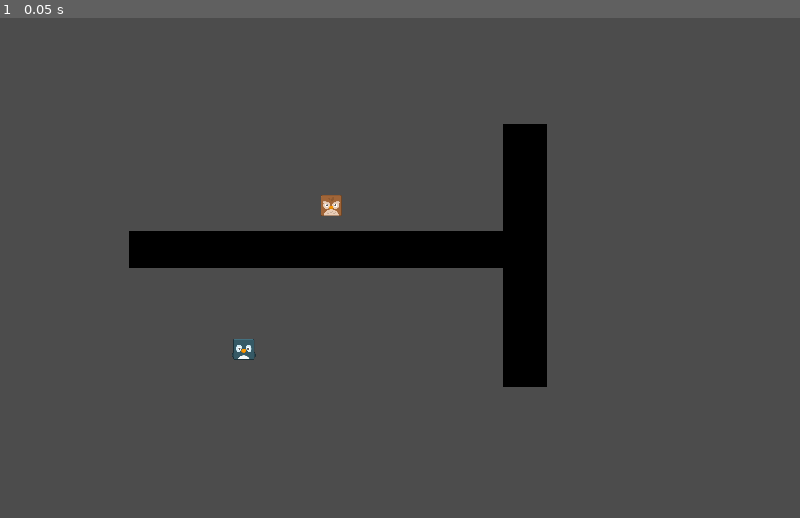
Above: before the commit, frame 1.
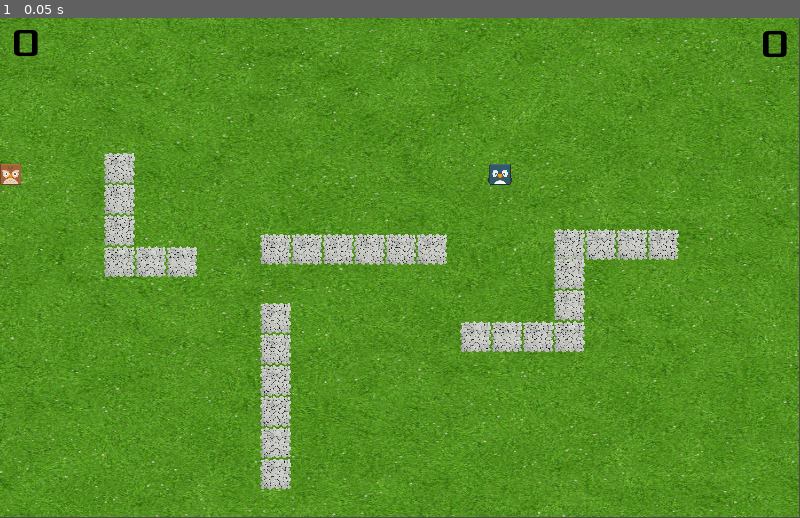
Above: after the commit, the same moment.

Repository: mlesniak/godot-game
Game: Godot game, scene res://World.tscn
Two runs of this game, one before a commit and one after it. Both use one fixed random seed, a clock stepped at 60 frames per second and the inputs below.
Inputs:
- Up to frame 1 (0.05 s): no input

The runs differ from the first frame. In frame 1, 100% of the frame differs, in the area x 0-100%, y 0-100%.

Commit message:
Add scoring

Diff:
--- a/Obstacle.tscn
+++ b/Obstacle.tscn
@@ -1,4 +1,6 @@
-[gd_scene load_steps=2 format=2]
+[gd_scene load_steps=3 format=2]
+
+[ext_resource path="res://assets/rock.png" type="Texture" id=1]
 
 [sub_resource type="RectangleShape2D" id=1]
 extents = Vector2( 20, 20 )
@@ -6,11 +8,9 @@
 [node name="Obstacle" type="StaticBody2D"]
 
 [node name="CollisionShape2D" type="CollisionShape2D" parent="."]
+scale = Vector2( 1.2, 1.2 )
 shape = SubResource( 1 )
 
-[node name="ColorRect" type="ColorRect" parent="."]
-margin_left = -20.0
-margin_top = -20.0
-margin_right = 20.0
-margin_bottom = 20.0
-color = Color( 0, 0, 0, 1 )
+[node name="Sprite" type="Sprite" parent="."]
+scale = Vector2( 0.1, 0.1 )
+texture = ExtResource( 1 )
--- /dev/null
+++ b/Obstacles.tscn
@@ -0,0 +1,96 @@
+[gd_scene load_steps=2 format=2]
+
+[ext_resource path="res://Obstacle.tscn" type="PackedScene" id=1]
+
+[node name="Obstacles" type="Node2D"]
+position = Vector2( 0, 0.526794 )
+
+[node name="Obstacle" type="StaticBody2D" parent="." instance=ExtResource( 1 )]
+position = Vector2( 440, 370 )
+
+[node name="Obstacle2" type="StaticBody2D" parent="." instance=ExtResource( 1 )]
+position = Vector2( 490, 370 )
+
+[node name="Obstacle3" type="StaticBody2D" parent="." instance=ExtResource( 1 )]
+position = Vector2( 540, 370 )
+
+[node name="Obstacle4" type="StaticBody2D" parent="." instance=ExtResource( 1 )]
+position = Vector2( 440, 480 )
+
+[node name="Obstacle5" type="StaticBody2D" parent="." instance=ExtResource( 1 )]
+position = Vector2( 440, 530 )
+
+[node name="Obstacle6" type="StaticBody2D" parent="." instance=ExtResource( 1 )]
+position = Vector2( 440, 580 )
+
+[node name="Obstacle17" type="StaticBody2D" parent="." instance=ExtResource( 1 )]
+position = Vector2( 440, 629.473 )
+
+[node name="Obstacle18" type="StaticBody2D" parent="." instance=ExtResource( 1 )]
+position = Vector2( 440, 679.473 )
+
+[node name="Obstacle19" type="StaticBody2D" parent="." instance=ExtResource( 1 )]
+position = Vector2( 440, 729.473 )
+
+[node name="Obstacle7" type="StaticBody2D" parent="." instance=ExtResource( 1 )]
+position = Vector2( 190, 240 )
+
+[node name="Obstacle8" type="StaticBody2D" parent="." instance=ExtResource( 1 )]
+position = Vector2( 190, 290 )
+
+[node name="Obstacle9" type="StaticBody2D" parent="." instance=ExtResource( 1 )]
+position = Vector2( 190, 340 )
+
+[node name="Obstacle10" type="StaticBody2D" parent="." instance=ExtResource( 1 )]
+position = Vector2( 190, 390 )
+
+[node name="Obstacle11" type="StaticBody2D" parent="." instance=ExtResource( 1 )]
+position = Vector2( 240, 390 )
+
+[node name="Obstacle12" type="StaticBody2D" parent="." instance=ExtResource( 1 )]
+position = Vector2( 290, 390 )
+
+[node name="Obstacle13" type="StaticBody2D" parent="." instance=ExtResource( 1 )]
+position = Vector2( 760, 510 )
+
+[node name="Obstacle22" type="StaticBody2D" parent="." instance=ExtResource( 1 )]
+position = Vector2( 590, 370 )
+
+[node name="Obstacle14" type="StaticBody2D" parent="." instance=ExtResource( 1 )]
+position = Vector2( 810, 510 )
+
+[node name="Obstacle20" type="StaticBody2D" parent="." instance=ExtResource( 1 )]
+position = Vector2( 640, 370 )
+
+[node name="Obstacle15" type="StaticBody2D" parent="." instance=ExtResource( 1 )]
+position = Vector2( 860, 510 )
+
+[node name="Obstacle23" type="StaticBody2D" parent="." instance=ExtResource( 1 )]
+position = Vector2( 690, 370 )
+
+[node name="Obstacle16" type="StaticBody2D" parent="." instance=ExtResource( 1 )]
+position = Vector2( 860, 510 )
+
+[node name="Obstacle24" type="StaticBody2D" parent="." instance=ExtResource( 1 )]
+position = Vector2( 910, 510 )
+
+[node name="Obstacle25" type="StaticBody2D" parent="." instance=ExtResource( 1 )]
+position = Vector2( 910, 459.473 )
+
+[node name="Obstacle26" type="StaticBody2D" parent="." instance=ExtResource( 1 )]
+position = Vector2( 910, 409.473 )
+
+[node name="Obstacle27" type="StaticBody2D" parent="." instance=ExtResource( 1 )]
+position = Vector2( 910, 362.5 )
+
+[node name="Obstacle28" type="StaticBody2D" parent="." instance=ExtResource( 1 )]
+position = Vector2( 960, 362.5 )
+
+[node name="Obstacle29" type="StaticBody2D" parent="." instance=ExtResource( 1 )]
+position = Vector2( 1010, 362.5 )
+
+[node name="Obstacle30" type="StaticBody2D" parent="." instance=ExtResource( 1 )]
+position = Vector2( 1060, 362.5 )
+
+[node name="Obstacle21" type="StaticBody2D" parent="." instance=ExtResource( 1 )]
+position = Vector2( 690, 370 )
--- a/Player.gd
+++ b/Player.gd
@@ -1,8 +1,12 @@
 extends KinematicBody2D
+
+# Emitted, if other player is hit.
+signal hit(source, target)
+signal score_updated(score)
 
 export var texture: Texture
 export var gamepad: int = 0
-export var speed: int = 3000
+export var speed: int = 2000
 
 export var catchable: bool = false
 export var score: int = 0
@@ -14,13 +18,19 @@
 	var name = str(gamepad) + "_move_" + direction
 	return Input.get_action_strength(name)
 
-func compute_velocity():
+func compute_velocity(delta):
 	var dx =  get_force("right") - get_force("left")
 	var dy =  get_force("down") - get_force("up")
 	var velocity = Vector2(dx, dy)
-	velocity = velocity.normalized() * speed
+	velocity = velocity.normalized()  * speed
 	return velocity
 
 func _process(delta):
-	var velocity = compute_velocity()
+	var velocity = compute_velocity(delta)
 	move_and_slide(velocity)
+
+	# Check for collision.
+	for i in range(0, get_slide_count()):
+		var collider = get_slide_collision(i).collider
+		if collider.is_in_group("player") && collider.catchable:
+			emit_signal("hit", self, collider)
--- /dev/null
+++ b/Score_1.gd
@@ -0,0 +1,13 @@
+extends Label
+
+var score = 0
+
+func _ready():
+	pass # Replace with function body.
+
+func _process(delta):
+	pass
+
+func _on_Player_1_hit(source, target):
+	score = score + 1
+	text = str(score)
--- /dev/null
+++ b/Score_2.gd
@@ -0,0 +1,13 @@
+extends Label
+
+var score = 0
+
+func _ready():
+	pass # Replace with function body.
+
+func _process(delta):
+	pass
+
+func _on_Player_2_hit(source, target):
+	score = score + 1
+	text = str(score)
--- a/World.gd
+++ b/World.gd
@@ -2,6 +2,16 @@
 
 func _ready():
 	$music.play()
+	$Score_1.text = "0"
+	$Score_2.text = "0"
+
+	$Player_1.catchable = true
+	$Player_1.position.x = 0
+	$Player_1.position.y = get_viewport().size.y / 2
+
+	$Player_2.catchable = false
+	$Player_2.position.x = get_viewport().size.x
+	$Player_2.position.y = get_viewport().size.y / 2
 
 func _process(delta):
 	if Input.is_action_just_released("exit"):
@@ -9,3 +19,12 @@
 
 	if Input.is_action_just_released('fullscreen'):
 		OS.window_fullscreen = !OS.window_fullscreen
+
+func _on_Player_hit(source, target):
+	$Player_1.catchable = !$Player_1.catchable
+	$Player_1.position.x = 0
+	$Player_1.position.y = get_viewport().size.y / 2
+
+	$Player_2.catchable = !$Player_2.catchable
+	$Player_2.position.x = get_viewport().size.x
+	$Player_2.position.y = get_viewport().size.y / 2
--- a/World.tscn
+++ b/World.tscn
@@ -6,8 +6,15 @@
 [ext_resource path="res://Player.tscn" type="PackedScene" id=4]
 [ext_resource path="res://assets/owl.png" type="Texture" id=5]
 [ext_resource path="res://assets/penguin.png" type="Texture" id=6]
-[ext_resource path="res://Obstacle.tscn" type="PackedScene" id=7]
+[ext_resource path="res://Obstacles.tscn" type="PackedScene" id=7]
 [ext_resource path="res://assets/House In a Forest Loop.ogg" type="AudioStream" id=8]
+[ext_resource path="res://assets/Xolonium-Regular.ttf" type="DynamicFontData" id=9]
+[ext_resource path="res://Score_1.gd" type="Script" id=10]
+[ext_resource path="res://Score_2.gd" type="Script" id=11]
+
+[sub_resource type="DynamicFont" id=1]
+size = 64
+font_data = ExtResource( 9 )
 
 [node name="World" type="Node2D"]
 script = ExtResource( 1 )
@@ -15,32 +22,53 @@
 [node name="Bounds" parent="." instance=ExtResource( 2 )]
 
 [node name="Background" type="Sprite" parent="."]
-visible = false
 position = Vector2( 639.235, 399.288 )
 scale = Vector2( 1.41935, 0.886136 )
 texture = ExtResource( 3 )
 
-[node name="Player_1" parent="." instance=ExtResource( 4 )]
-position = Vector2( 530, 300 )
+[node name="Player_1" parent="." groups=[
+"player",
+] instance=ExtResource( 4 )]
+position = Vector2( 780, 317 )
 scale = Vector2( 0.25, 0.25 )
 texture = ExtResource( 5 )
+catchable = true
 
-[node name="Player_2" parent="." instance=ExtResource( 4 )]
-position = Vector2( 390, 530 )
+[node name="Player_2" parent="." groups=[
+"player",
+] instance=ExtResource( 4 )]
+position = Vector2( 780, 420 )
 scale = Vector2( 0.25, 0.25 )
 texture = ExtResource( 6 )
 gamepad = 1
+catchable = true
 
-[node name="Obstacles" type="Node2D" parent="."]
-
-[node name="Obstacle" parent="Obstacles" instance=ExtResource( 7 )]
-position = Vector2( 540, 370 )
-scale = Vector2( 16.6461, 1.48698 )
-
-[node name="Obstacle2" parent="Obstacles" instance=ExtResource( 7 )]
-position = Vector2( 840, 380 )
-scale = Vector2( 1.77597, -10.5222 )
+[node name="Obstacles" parent="." instance=ExtResource( 7 )]
 
 [node name="music" type="AudioStreamPlayer2D" parent="."]
 stream = ExtResource( 8 )
 autoplay = true
+
+[node name="Score_1" type="Label" parent="."]
+margin_left = 20.0
+margin_right = 331.0
+margin_bottom = 78.0
+custom_fonts/font = SubResource( 1 )
+custom_colors/font_color = Color( 0, 0, 0, 1 )
+text = "0"
+script = ExtResource( 10 )
+
+[node name="Score_2" type="Label" parent="."]
+margin_left = 950.0
+margin_top = 0.526794
+margin_right = 1261.0
+margin_bottom = 78.5268
+custom_fonts/font = SubResource( 1 )
+custom_colors/font_color = Color( 0, 0, 0, 1 )
+text = "0"
+align = 2
+script = ExtResource( 11 )
+[connection signal="hit" from="Player_1" to="Score_1" method="_on_Player_1_hit"]
+[connection signal="hit" from="Player_1" to="." method="_on_Player_hit"]
+[connection signal="hit" from="Player_2" to="Score_2" method="_on_Player_2_hit"]
+[connection signal="hit" from="Player_2" to="." method="_on_Player_hit"]
Not shown: 1 places in World.tscn that only renumber resources
Binary file added: assets/rock.png
